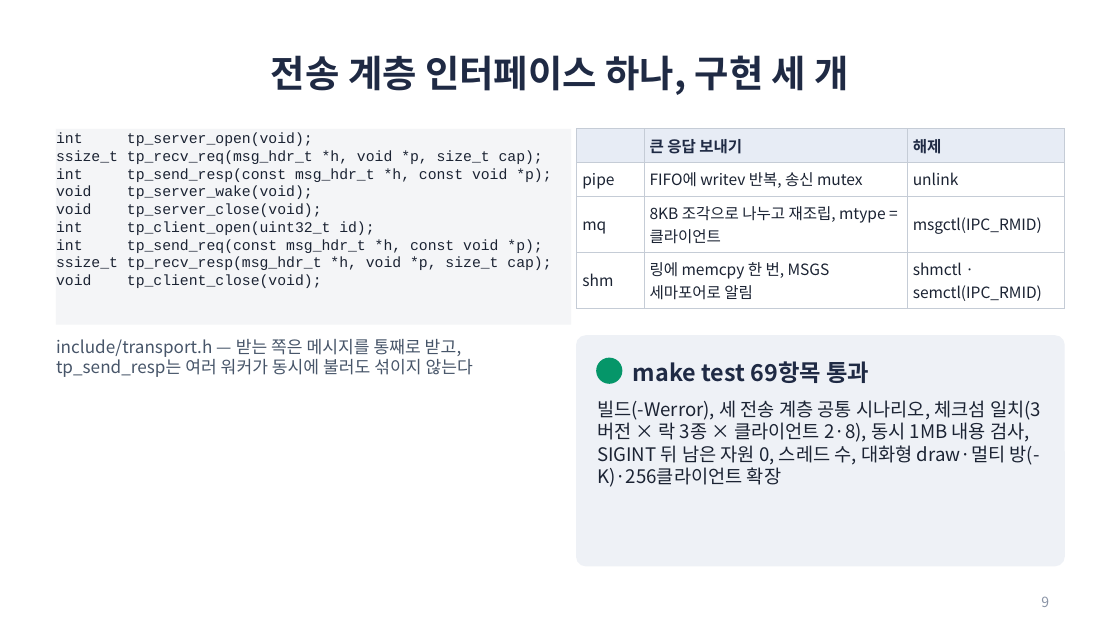
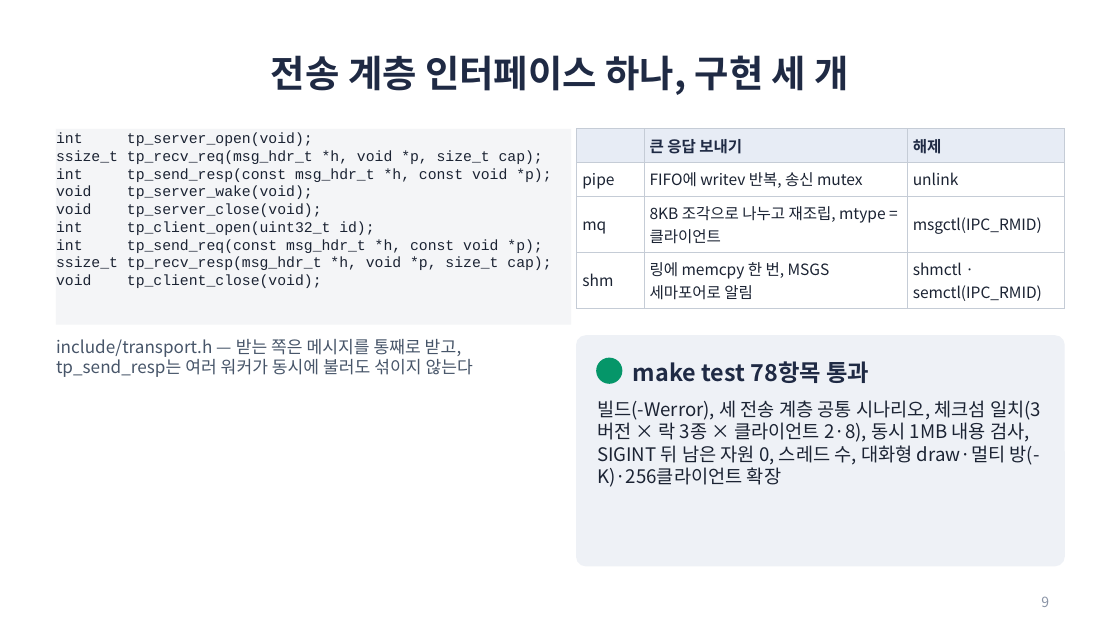
Before and after one commit to unix-ipc-canvas/canvas, a slide deck: slide 9 of docs/submission/presentation.pptx. Drawn at 1120x630 pixels with LibreOffice and Linux fonts; fonts in the diff are those of the drawing. Boxes give left, top, right and bottom in pixels: in the first picture for what was removed or moved away, otherwise in the second. Text is boxed around its words. In the diff, an @@ line names an element or a change of style, - is before the commit and + after.

Commit message:
docs: 보고서 8장을 T7·T8·T9 결과에 맞게 고치고 시험 항목 수 정정
- 8.1 한계와 향후 개선: T8 확인(송신 잠금 불공정), T7 약 1.8배, T9 미확정, T10 미실행, 대규모 확장 기능 검증
- 배운 점 (4): 클라이언트별 요청 링 결과와 pipe 버퍼 세션 차이
- make test 69 -> 78 항목 (보고서, 발표자료 슬라이드·노트, 대본)
- AI 활용 기록 11/26 검토와 결함 1건

```diff
--- a/docs/submission/presentation.pptx
+++ b/docs/submission/presentation.pptx
@@ text at [633,361,869,383]: text changed @@
-make test 69항목 통과
+make test 78항목 통과
```
Also in this commit, not shown: 3 other files.
